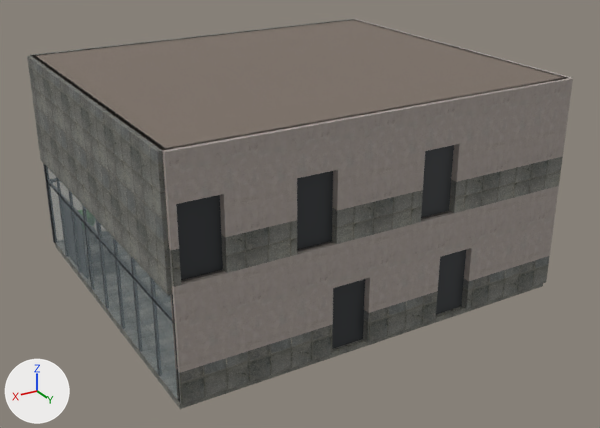
One commit to the glTF model assets/models/env/linze_interior.glb: the scene before it, then after it.
The view is the same before and after, from a camera (50 mm lens) standing at (16.0, 27.7, 15.9) and looking at (-0.1, 0.9, 2.5). Lighting does not change. The marker at lower left points along +X, +Y and +Z. The picture after the commit comes second. Where no turn or scale is listed for an object, it has been applied to the vertices.
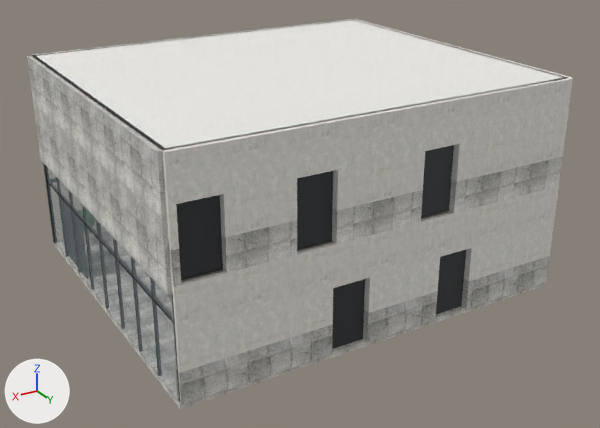
Changed parts and their boxes (x1, y1, x2, y2) in the pictures (600 x 428 px):
'L1_ceiling', surface changed (grey to white)
    both: (33, 20, 566, 149)
'L1_WALL_E', surface changed (lighter)
    both: (27, 55, 172, 286)
'L0_WALL_Nu_2', surface changed (lighter)
    both: (171, 242, 334, 373)
'L1_WALL_Nu_0', surface changed (lighter)
    both: (451, 77, 573, 182)
'L1_WALL_Nu_1', surface changed (lighter)
    both: (333, 103, 428, 210)
'L1_WALL_Nu_2', surface changed (lighter)
    both: (219, 126, 297, 237)
'L0_WALL_Nu_0', surface changed (lighter)
    both: (464, 186, 559, 281)
'L0_WALL_Nu_1', surface changed (lighter)
    both: (364, 214, 443, 313)
'L0_WALL_N_2', surface changed (lighter)
    both: (176, 324, 333, 405)
'L1_WALL_N_0', surface changed (lighter)
    both: (449, 156, 563, 213)
'L1_WALL_N_1', surface changed (lighter)
    both: (332, 190, 423, 244)
'L1_WALL_Nd_7.0', surface changed (lighter)
    both: (170, 139, 224, 204)
'L1_WALL_N_2', surface changed (lighter)
    both: (221, 220, 297, 273)
'L0_WALL_N_0', surface changed (lighter)
    both: (461, 256, 550, 309)
'L1_WALL_Nd_3.0', surface changed (lighter)
    both: (293, 118, 339, 178)
'L0_floor', surface changed
    both: (55, 243, 543, 409)
'L0_WALL_N_1', surface changed (lighter)
    both: (363, 291, 438, 342)
'L1_WALL_Nd_-2.0', surface changed (lighter)
    both: (424, 97, 463, 151)
'L0_WALL_Nd_1.6', surface changed (lighter)
    both: (330, 235, 371, 288)
'L0_granite_panel', surface changed
    both: (30, 19, 353, 295)
'L0_WALL_Nd_-3.0', surface changed (lighter)
    both: (438, 208, 475, 257)
'L1_WALL_Nu_3', surface changed (lighter)
    both: (161, 148, 179, 250)
'L1_WALL_W', surface changed
    both: (353, 19, 573, 78)
'L1_WALL_N_3', surface changed (lighter)
    both: (169, 249, 181, 287)
'L1_floor', surface changed
    both: (186, 211, 449, 281)

Diff of the bpy script that builds the scene:
```diff
--- a/assets/models/env/linze_interior.glb.py
+++ b/assets/models/env/linze_interior.glb.py
@@ mat_stone_floor @@
 n1 = _N.new('ShaderNodeOutputMaterial'); n1.name = 'Material Output'
-n2 = _N.new('ShaderNodeMix'); n2.name = 'Mix'
-n2.data_type = 'RGBA'
-n2.blend_type = 'MULTIPLY'
-n2.inputs[0].default_value = 1.0  # 'Factor'
-n2.inputs[7].default_value = (0.815, 0.799, 0.761, 1.0)  # 'B', white #e9e7e2
 n3 = _N.new('ShaderNodeTexImage'); n3.name = 'Image Texture'
-n3.image = img_large_floor_tiles_02_diff_1k
+n3.image = img_large_floor_tiles_02_diff_1k_s0
 n4 = _N.new('ShaderNodeMath'); n4.name = 'Math'
@@ mat_stone_floor @@
 n0 = _N.new('ShaderNodeBsdfPrincipled'); n0.name = 'Principled BSDF'
 _L.new(n0.outputs[0], n1.inputs[0])  # 'BSDF' to 'Surface'
-_L.new(n2.outputs[2], n0.inputs[0])  # 'Result' to 'Base Color'
-_L.new(n3.outputs[0], n2.inputs[6])  # 'Color' to 'A'
 _L.new(n4.outputs[0], n0.inputs[1])  # 'Value' to 'Metallic'
@@ mat_stone_floor @@
 _L.new(n8.outputs[0], n7.inputs[1])  # 'Color' to 'Color'
+_L.new(n3.outputs[0], n0.inputs[0])  # 'Color' to 'Base Color'
@@ mat_granite_panel @@
 n1 = _N.new('ShaderNodeOutputMaterial'); n1.name = 'Material Output'
-n2 = _N.new('ShaderNodeMix'); n2.name = 'Mix'
-n2.data_type = 'RGBA'
-n2.blend_type = 'MULTIPLY'
-n2.inputs[0].default_value = 1.0  # 'Factor'
-n2.inputs[7].default_value = (0.888, 0.871, 0.831, 1.0)  # 'B', white #f2f0eb
 n3 = _N.new('ShaderNodeTexImage'); n3.name = 'Image Texture'
-n3.image = img_large_floor_tiles_02_diff_1k
+n3.image = img_large_floor_tiles_02_diff_1k_s0_001
 n4 = _N.new('ShaderNodeMath'); n4.name = 'Math'
@@ mat_granite_panel @@
 n0 = _N.new('ShaderNodeBsdfPrincipled'); n0.name = 'Principled BSDF'
 _L.new(n0.outputs[0], n1.inputs[0])  # 'BSDF' to 'Surface'
-_L.new(n2.outputs[2], n0.inputs[0])  # 'Result' to 'Base Color'
-_L.new(n3.outputs[0], n2.inputs[6])  # 'Color' to 'A'
 _L.new(n4.outputs[0], n0.inputs[1])  # 'Value' to 'Metallic'
@@ mat_granite_panel @@
 _L.new(n8.outputs[0], n7.inputs[1])  # 'Color' to 'Color'
+_L.new(n3.outputs[0], n0.inputs[0])  # 'Color' to 'Base Color'
@@ mat_plaster @@
 n1 = _N.new('ShaderNodeOutputMaterial'); n1.name = 'Material Output'
-n2 = _N.new('ShaderNodeMix'); n2.name = 'Mix'
-n2.data_type = 'RGBA'
-n2.blend_type = 'MULTIPLY'
-n2.inputs[0].default_value = 1.0  # 'Factor'
-n2.inputs[7].default_value = (0.922, 0.905, 0.863, 1.0)  # 'B', white #f6f4ef
 n3 = _N.new('ShaderNodeTexImage'); n3.name = 'Image Texture'
-n3.image = img_painted_plaster_wall_diff_1k
+n3.image = img_painted_plaster_wall_diff_1k_s1_g1_e9e6df
 n4 = _N.new('ShaderNodeMath'); n4.name = 'Math'
@@ mat_plaster @@
 n0 = _N.new('ShaderNodeBsdfPrincipled'); n0.name = 'Principled BSDF'
 _L.new(n0.outputs[0], n1.inputs[0])  # 'BSDF' to 'Surface'
-_L.new(n2.outputs[2], n0.inputs[0])  # 'Result' to 'Base Color'
-_L.new(n3.outputs[0], n2.inputs[6])  # 'Color' to 'A'
 _L.new(n4.outputs[0], n0.inputs[1])  # 'Value' to 'Metallic'
@@ mat_plaster @@
 _L.new(n8.outputs[0], n7.inputs[1])  # 'Color' to 'Color'
+_L.new(n3.outputs[0], n0.inputs[0])  # 'Color' to 'Base Color'
@@ mat_ceiling @@
 n2 = _N.new('ShaderNodeTexImage'); n2.name = 'Image Texture'
-n2.image = img_ceiling_interior_diff_1k
+n2.image = img_ceiling_interior_diff_1k_s0
 n3 = _N.new('ShaderNodeMath'); n3.name = 'Math'
```
